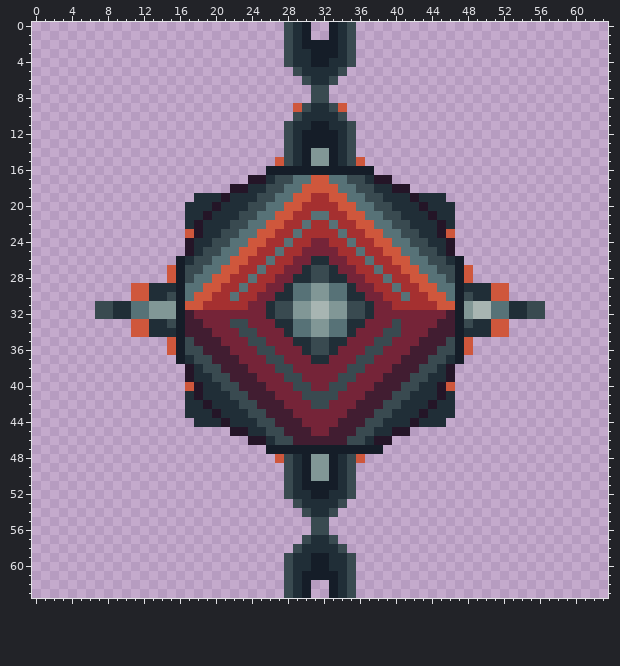
Pixel-art file -- ArcadePrototype/Assets/Art/Main/Hazards/BallSpike.aseprite. Above is the file before it was changed.
64x64 pixels, 1 frame.
New version:
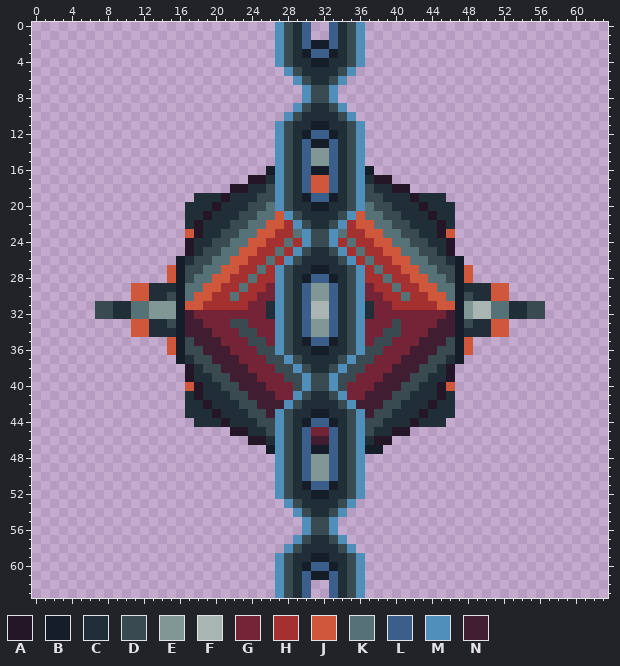
Palette (. is transparent): A #241527  B #151d28  C #202e37  D #394a50  E #819796  F #a8b5b2  G #752438  H #a53030  J #cf573c  K #577277  L #3c5e8b  M #4f8fba  N #411d31
Edits made:
layer "BreackbleChain" added
--- layer "BreackbleChain"
@@ x 25..38 @@
- 0 ...DCB..BCD...
- 1 ...DCB..BCD...
- 2 ...DCBBBBCD...
- 3 ...DCCBBBCD...
- 4 ...DCCBBCCD...
- 5 ....DCCCCD....
- 6 .....DCCD.....
- 7 ......DD......
- 8 ......DD......
- 9 ....JDCCDJ....
-10 ....DCCCCD....
-11 ...DCCBBCCD...
-12 ...DCBBBBCD...
-13 ...DCBBBBCD...
-14 ...DCBEEBCD...
-15 ..JDCBEEBCDJ..
-16 .BBBBBBBBBBBB.
-17 ACDDKKJJKKDDCA
-18 CDDKKJJJJKKDDC
-19 DDKKJJHHJJKKDD
-20 DKKJJHHHHJJKKD
-21 KKJJHHKKHHJJKK
-22 KJJHHKHHKHHJJK
-23 JJHHKHHHHKHHJJ
-24 JHHKHHGGHHKHHJ
-25 HHKHHGGGGHHKHH
-26 HKHHGGCCGGHHKH
-27 KHHGGCDDCGGHHK
-28 HHGGCCDDCCGGHH
-29 HGGCKKEEKKCGGH
-30 GGCCKKEEKKCCGG
-31 GCDDEEFFEEDDCG
-32 GCDDEEFFEEDDCG
-33 GGCCKKEEKKCCGG
-34 GGGCKKEEKKCGGG
-35 DGGGCCDDCCGGGD
-36 DDGGGCDDCGGGDD
-37 GDDGGGCCGGGDDG
-38 GGDDGGGGGGDDGG
-39 GGGDDGGGGDDGGG
-40 NGGGDDGGDDGGGN
-41 NNGGGDDDDGGGNN
-42 NNNGGGDDGGGNNN
-43 DNNNGGGGGGNNND
-44 DDNNNGGGGNNNDD
-45 CDDNNNGGNNNDDC
-46 ACDDNNNNNNDDCA
-47 .BBBBBBBBBBBBB
-48 ..JDCBEEBCDJ..
-49 ...DCBEEBCD...
-50 ...DCBEEBCD...
-51 ...DCBBBBCD...
-52 ...DCCBBCCD...
-53 ....DCCCCD....
-54 .....DCCD.....
-55 ......DD......
-56 ......DD......
-57 .....DCCD.....
-58 ....DCCCCD....
-59 ...DCCBBCCD...
-60 ...DCCBBCCD...
-61 ...DCBBBBCD...
-62 ...DCB..BCD...
-63 ...DCB..BCD...
+ 0 ..MDCL..LCDM..
+ 1 ..MDCL..LCDM..
+ 2 ..MDCLBBLCDM..
+ 3 ..MDCBLLBCDM..
+ 4 ..MDCCBBCCDM..
+ 5 ...MDCCCCDM...
+ 6 ....MDCCDM....
+ 7 .....MDDM.....
+ 8 .....MDDM.....
+ 9 ....MDCCDM....
+10 ...MDCCCCDM...
+11 ..MDCCBBCCDM..
+12 ..MDCBLLBCDM..
+13 ..MDCLBBLCDM..
+14 ..MDCLEELCDM..
+15 ..MDCLEELCDM..
+16 .BMDCLBBLCDMB.
+17 ACMDCLJJLCDMCA
+18 CDMDCLJJLCDMDC
+19 DDMDCBLLBCDMDD
+20 DKMDCCBBCCDMKD
+21 KKJMDCCCCDMJKK
+22 KJJHMDCCDMHJJK
+23 JJHHKMDDMKHHJJ
+24 JHHKHMDDMHKHHJ
+25 HHKHMDCCDMHKHH
+26 HKHMDCCCCDMHKH
+27 KHMDCCBBCCDMHK
+28 HHMDCBLLBCDMHH
+29 HGMDCLEELCDMGH
+30 GGMDCLEELCDMGG
+31 GCMDCLFFLCDMCG
+32 GCMDCLFFLCDMCG
+33 GGMDCLEELCDMGG
+34 GGMDCLEELCDMGG
+35 DGMDCBLLBCDMGD
+36 DDMDCCBBCCDMDD
+37 GDDMDCCCCDMDDG
+38 GGDDMDCCDMDDGG
+39 GGGDDMDDMDDGGG
+40 NGGGDMDDMDGGGN
+41 NNGGMDCCDMGGNN
+42 NNNMDCCCCDMNNN
+43 DNMDCCBBCCDMND
+44 DDMDCBLLBCDMDD
+45 CDMDCLGGLCDMDC
+46 ACMDCLNNLCDMCA
+47 .BMDCLBBLCDMBB
+48 ..MDCLEELCDM..
+49 ..MDCLEELCDM..
+50 ..MDCLEELCDM..
+51 ..MDCBLLBCDM..
+52 ..MDCCBBCCDM..
+53 ...MDCCCCDM...
+54 ....MDCCDM....
+55 .....MDDM.....
+56 .....MDDM.....
+57 ....MDCCDM....
+58 ...MDCCCCDM...
+59 ..MDCCBBCCDM..
+60 ..MDCBLLBCDM..
+61 ..MDCLBBLCDM..
+62 ..MDCL..LCDM..
+63 ..MDCL..LCDM..
Changed places in both pictures, as pixel boxes (x1, y1, x2, y2):
changed: (275, 22, 365, 598)
